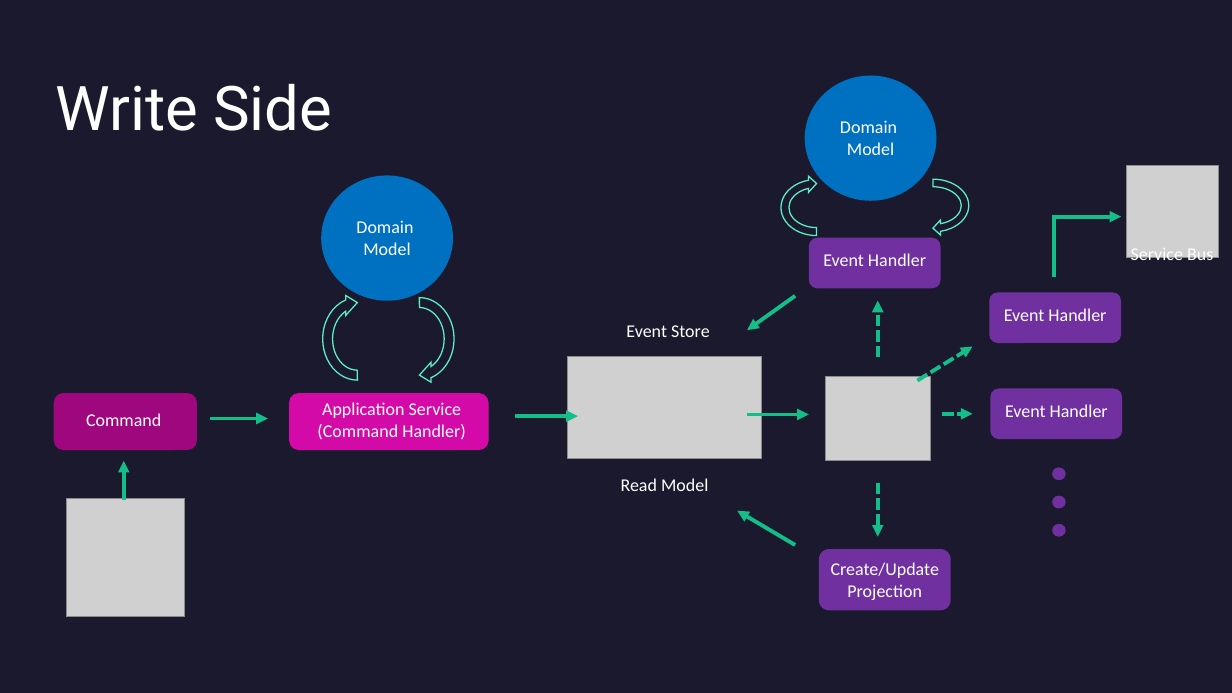
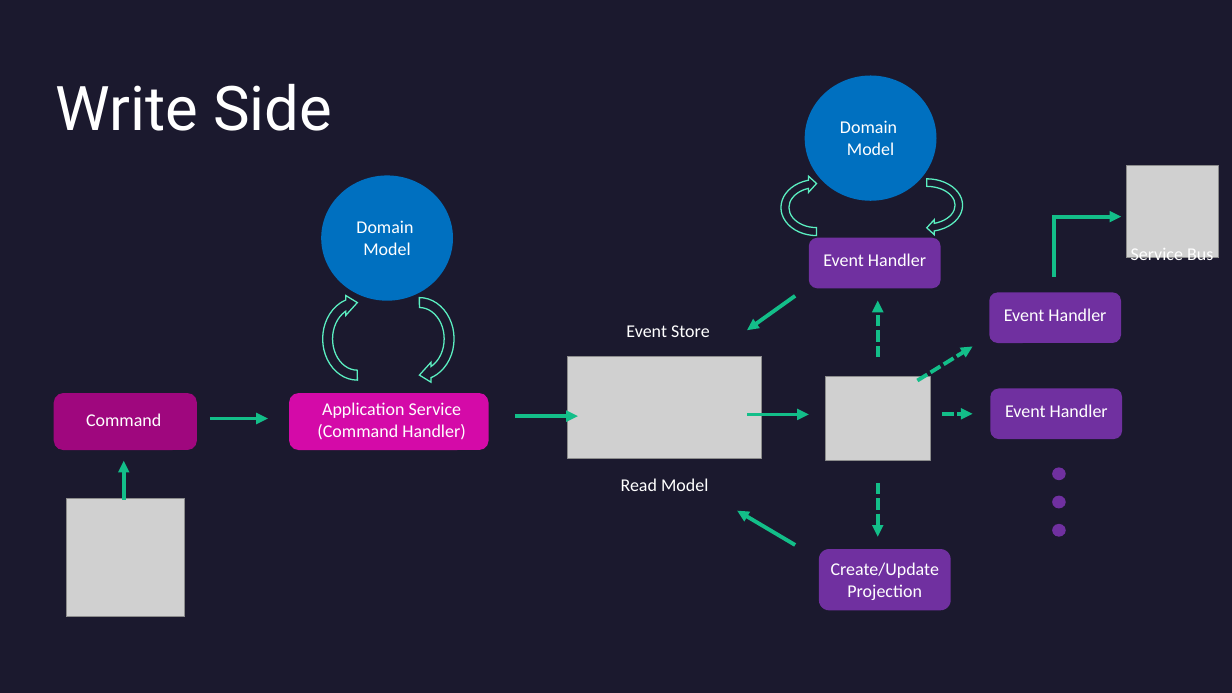
Before and after one commit to reyno120/event-sourcing-in-azure, a slide deck: slide 16 of DDD & Event Sourcing.pptx (slide 14 before the commit). Drawn at 1232x693 pixels with LibreOffice and Linux fonts; fonts in the diff are those of the drawing; grey boxes stand for pictures. Boxes give left, top, right and bottom in pixels: in the first picture for what was removed or moved away, otherwise in the second. Text is boxed around its words. In the diff, an @@ line names an element or a change of style, - is before the commit and + after.

```diff
--- a/DDD & Event Sourcing.pptx
+++ b/DDD & Event Sourcing.pptx
@@ circular arrow: place and size @@
-circular arrow at <box>893,176,973,236</box>
+circular arrow at <box>887,175,966,235</box>
```
Also in this commit, not shown: 7 other slides changed, 5 slides added, 3 slides removed, 6 other files.
